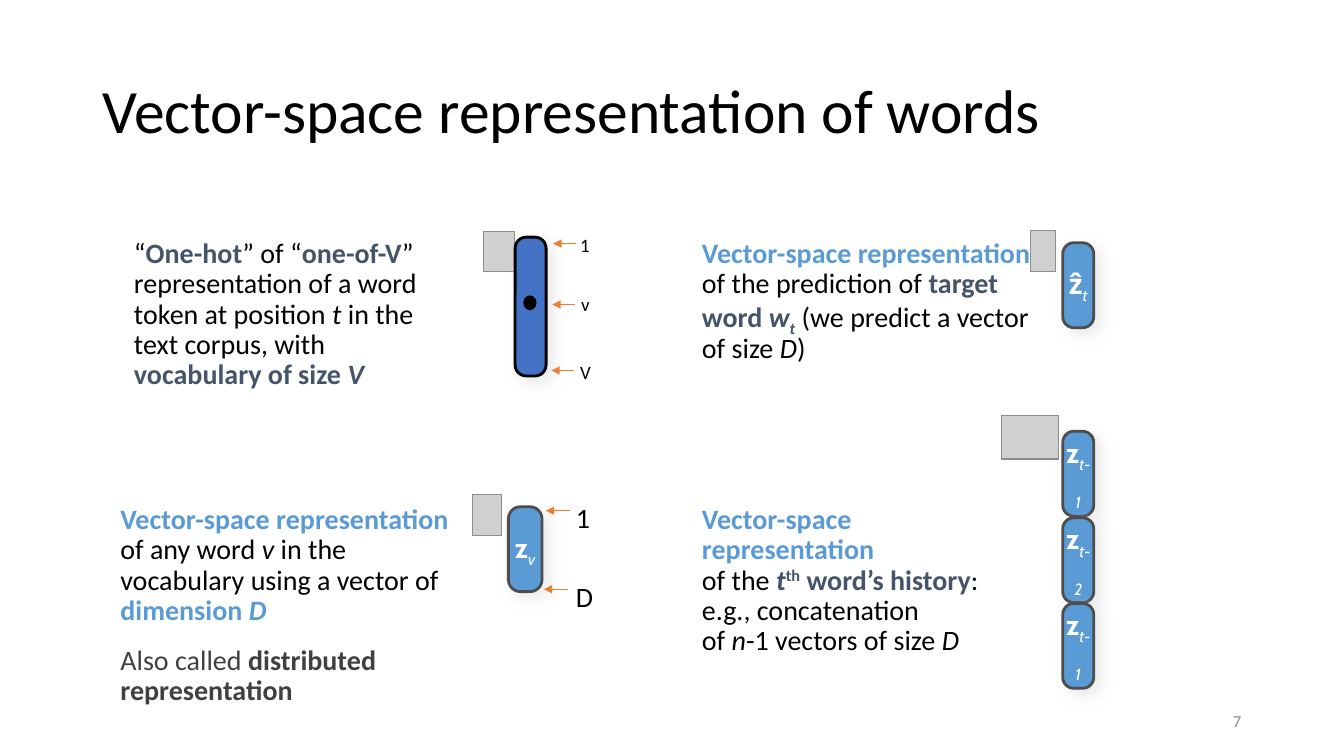
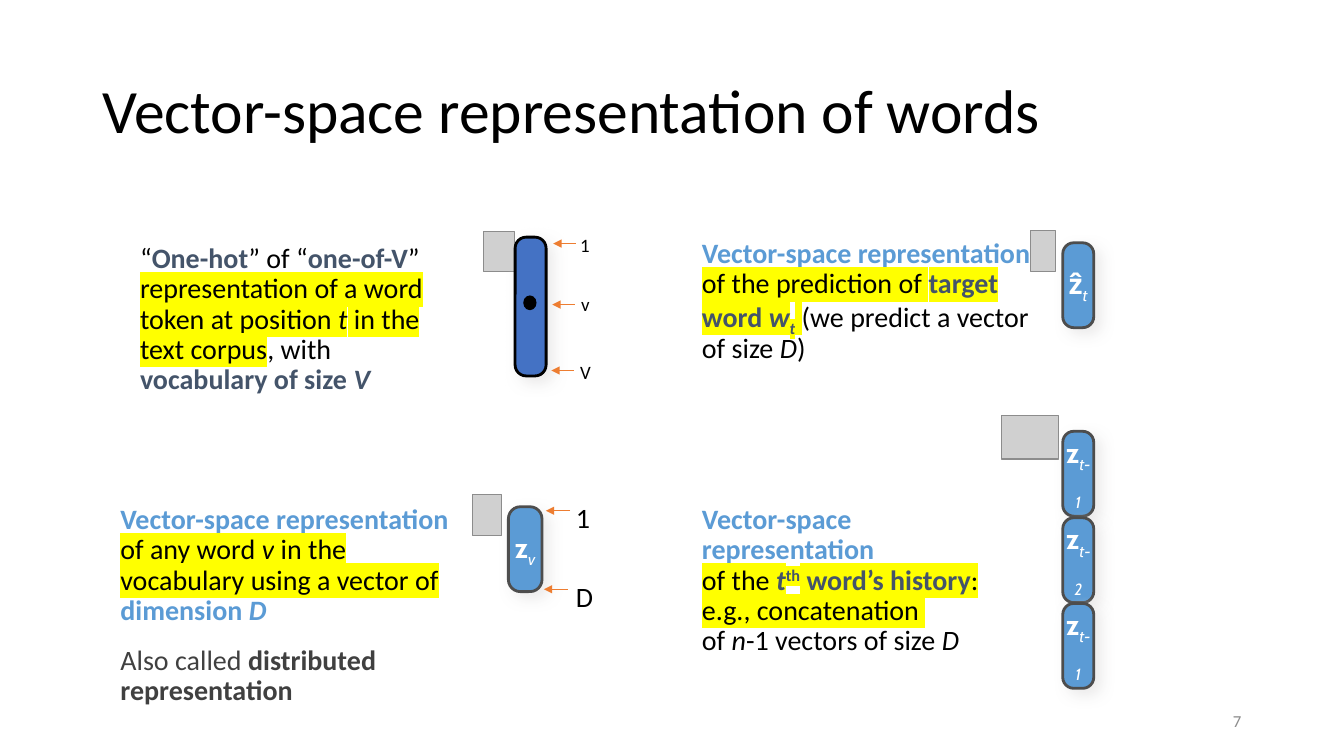
Before and after one commit to balhafni/csci_544_fa_18_slides, a slide deck: slide 7 of neural_lm_0928.pptx. Drawn at 1344x756 pixels with LibreOffice and Linux fonts; fonts in the diff are those of the drawing; grey boxes stand for pictures. Boxes give left, top, right and bottom in pixels: in the first picture for what was removed or moved away, otherwise in the second. Text is boxed around its words. In the diff, an @@ line names an element or a change of style, - is before the commit and + after.

```diff
--- a/neural_lm_0928.pptx
+++ b/neural_lm_0928.pptx
@@ text "Vector-space representation of the prediction ..." at (x1=702, y1=243, x2=1030, y2=362): highlight none to #FFFF00 in "of the prediction of target word wt" @@
@@ text "“One-hot” of “one-of-V” representation of ..." at (x1=140, y1=248, x2=423, y2=394): highlight none to #FFFF00 in "representation of a word token at position ..." @@
@@ text at (x1=120, y1=509, x2=448, y2=620): highlight none to #FFFF00 in "of any word v in the vocabulary ..." @@
@@ text "Vector-space representation of the tth ..." at (x1=702, y1=511, x2=978, y2=651): highlight none to #FFFF00 in "of the tth word’s history: e.g., concatenation" @@
```
Also in this commit, not shown: 10 other slides changed, 1 other file.
